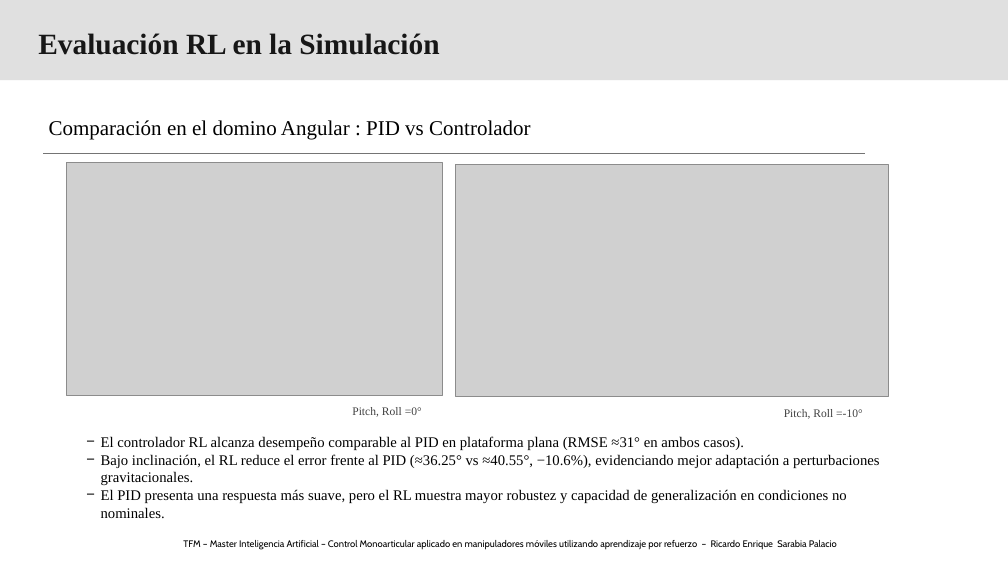
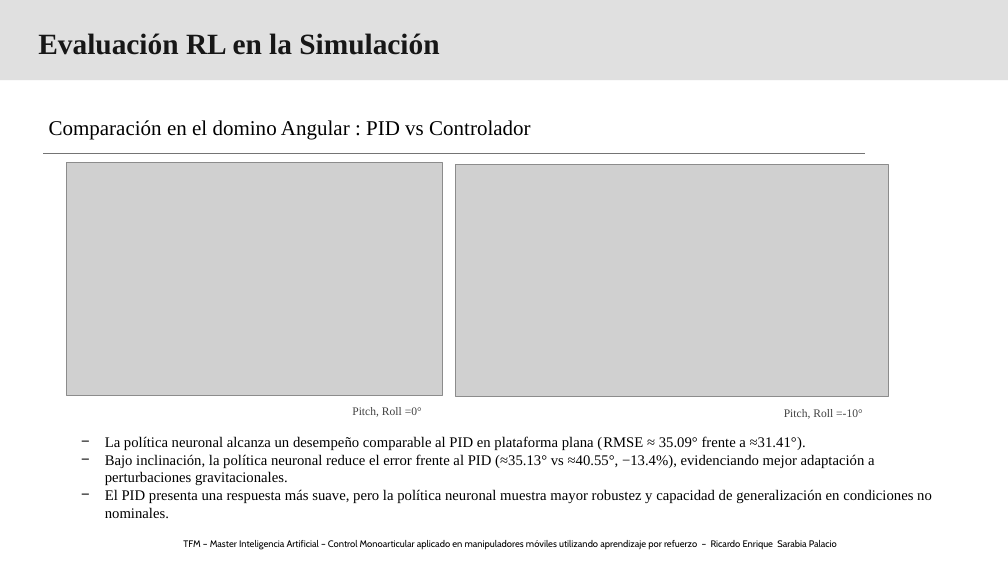
Before and after one commit to RichardSarabia/SimuladorBrazoLazaro_RLAgent_TFM_RicardoSarabia, a slide deck: slide 1 of Fase4/03_results/FaseC/ComparacionPID_vs_RL_F4C_Agente300.pptx. Drawn at 1008x567 pixels with LibreOffice and Linux fonts; fonts in the diff are those of the drawing; grey boxes stand for pictures; background and template pictures are left out. Boxes give left, top, right and bottom in pixels: in the first picture for what was removed or moved away, otherwise in the second. Text is boxed around its words. In the diff, an @@ line names an element or a change of style, - is before the commit and + after.

```diff
--- a/Fase4/03_results/FaseC/ComparacionPID_vs_RL_F4C_Agente300.pptx
+++ b/Fase4/03_results/FaseC/ComparacionPID_vs_RL_F4C_Agente300.pptx
@@ text at <box>105,436,932,518</box>: text changed @@
-− El controlador RL alcanza desempeño comparable al PID en plataforma plana (RMSE ≈31° en ambos casos).
-− Bajo inclinación, el RL reduce el error frente al PID (≈36.25° vs ≈40.55°, −10.6%), evidenciando mejor adaptación a perturbaciones gravitacionales.
-− El PID presenta una respuesta más suave, pero el RL muestra mayor robustez y capacidad de generalización en condiciones no nominales.
+− La política neuronal alcanza un desempeño comparable al PID en plataforma plana (RMSE ≈ 35.09° frente a ≈31.41°).
+− Bajo inclinación, la política neuronal reduce el error frente al PID (≈35.13° vs ≈40.55°, −13.4%), evidenciando mejor adaptación a perturbaciones gravitacionales.
+− El PID presenta una respuesta más suave, pero la política neuronal muestra mayor robustez y capacidad de generalización en condiciones no nominales.
```
Also in this commit, not shown: 5 other files.
